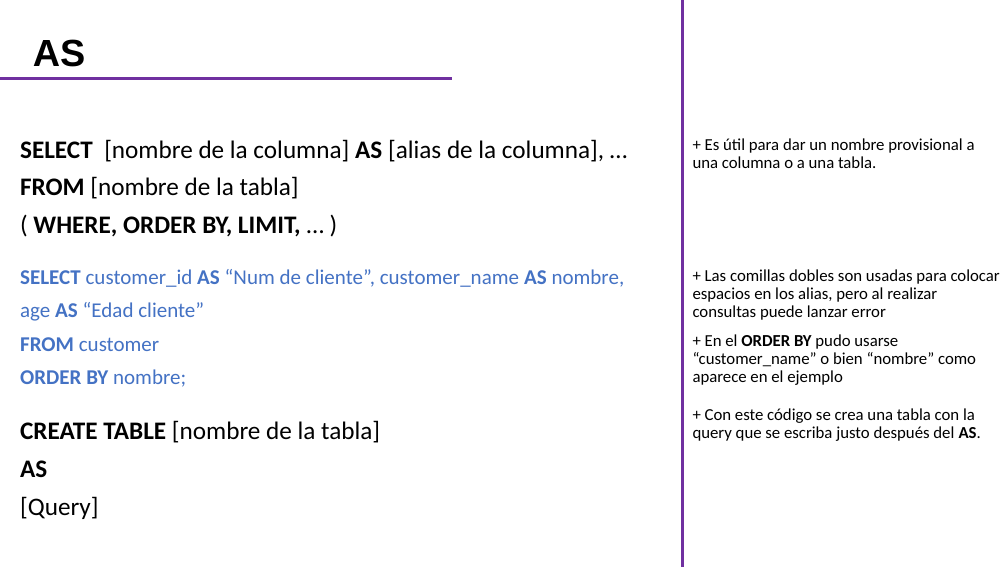
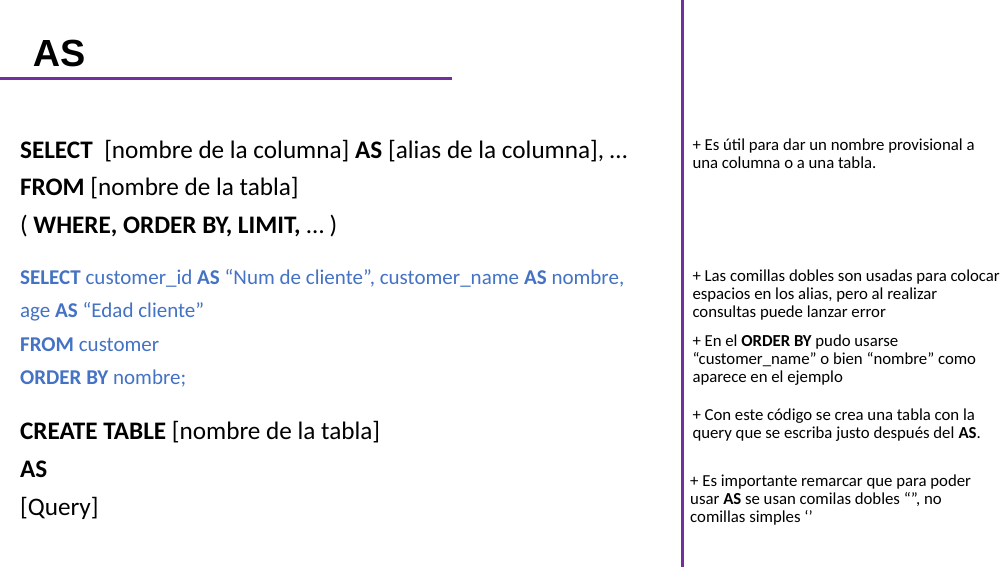
Before and after one commit to CarlosCamposs/Curso-AABD_SQL, a slide deck: slide 20 of Curso AABD-SQL (Notas).pptx. Drawn at 1008x567 pixels with LibreOffice and Linux fonts; fonts in the diff are those of the drawing. Boxes give left, top, right and bottom in pixels: in the first picture for what was removed or moved away, otherwise in the second. Text is boxed around its words. In the diff, an @@ line names an element or a change of style, - is before the commit and + after.

```diff
--- a/Curso AABD-SQL (Notas).pptx
+++ b/Curso AABD-SQL (Notas).pptx
@@ text added at (690, 474, 971, 525), 16 pt, text #000000 @@
++ Es importante remarcar que para poder usar AS se usan comilas dobles “”, no comillas simples ‘’
```
Also in this commit, not shown: 2 other slides changed.
